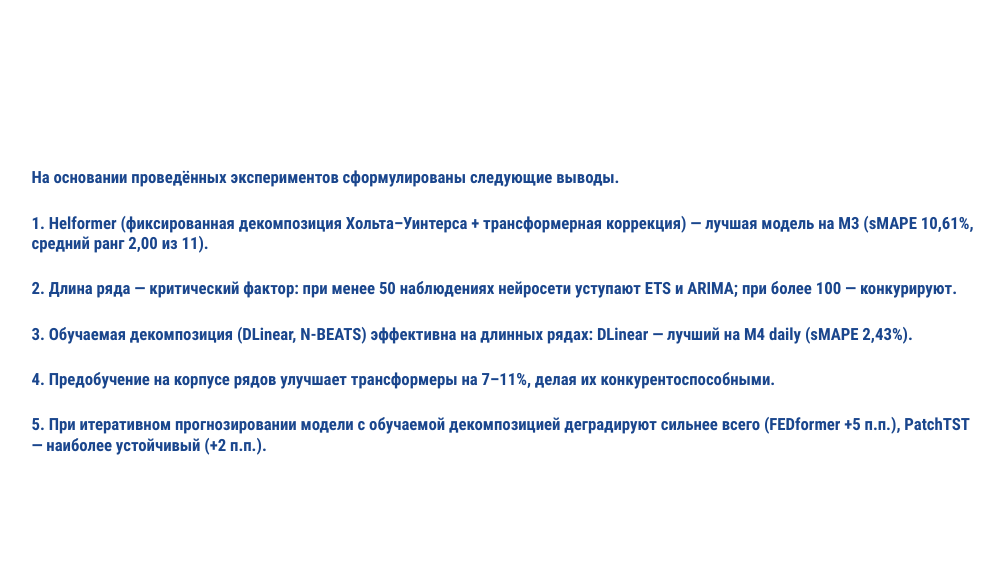
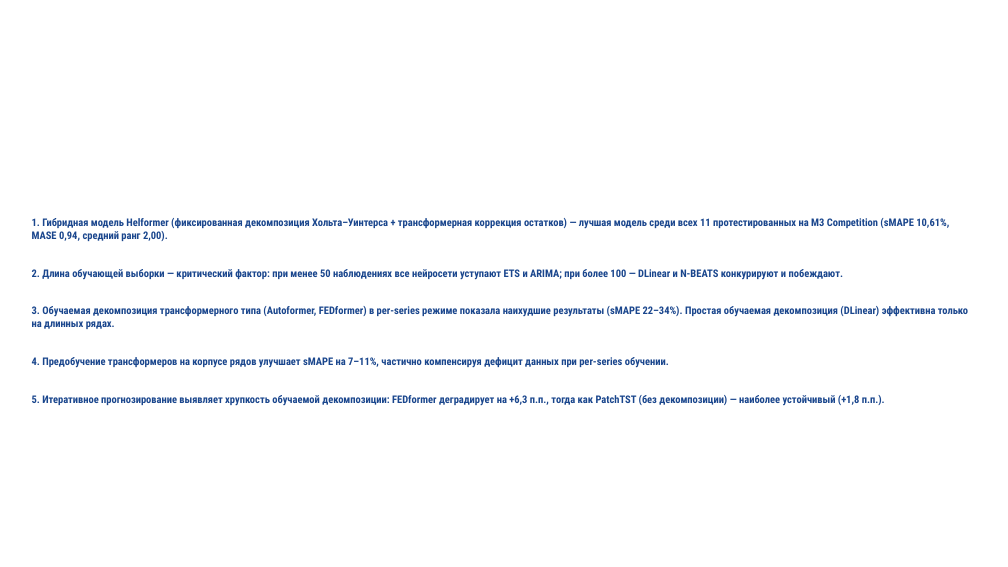
Before and after one commit to Prost444/Hybrid-models-for-TS-processing, a slide deck: slide 10 of docs/Lazarev-Presentation-VIK-25-26-updated.pptx (slide 6 before the commit). Drawn at 1008x567 pixels with LibreOffice and Linux fonts; fonts in the diff are those of the drawing; background and template pictures are left out. Boxes give left, top, right and bottom in pixels: in the first picture for what was removed or moved away, otherwise in the second. Text is boxed around its words. In the diff, an @@ line names an element or a change of style, - is before the commit and + after.

```diff
--- a/docs/Lazarev-Presentation-VIK-25-26-updated.pptx
+++ b/docs/Lazarev-Presentation-VIK-25-26-updated.pptx
@@ text at (x1=32, y1=218, x2=968, y2=406): text changed; size 16 to 10 pt @@
-На основании проведённых экспериментов сформулированы следующие выводы.
-1. Helformer (фиксированная декомпозиция Хольта–Уинтерса + трансформерная коррекция) — лучшая модель на M3 (sMAPE 10,61%, средний ранг 2,00 из 11).
-2. Длина ряда — критический фактор: при менее 50 наблюдениях нейросети уступают ETS и ARIMA; при более 100 — конкурируют.
-3. Обучаемая декомпозиция (DLinear, N-BEATS) эффективна на длинных рядах: DLinear — лучший на M4 daily (sMAPE 2,43%).
-4. Предобучение на корпусе рядов улучшает трансформеры на 7–11%, делая их конкурентоспособными.
-5. При итеративном прогнозировании модели с обучаемой декомпозицией деградируют сильнее всего (FEDformer +5 п.п.), PatchTST — наиболее устойчивый (+2 п.п.).
+1. Гибридная модель Helformer (фиксированная декомпозиция Хольта–Уинтерса + трансформерная коррекция остатков) — лучшая модель среди всех 11 протестированных на M3 Competition (sMAPE 10,61%, MASE 0,94, средний ранг 2,00).
+2. Длина обучающей выборки — критический фактор: при менее 50 наблюдениях все нейросети уступают ETS и ARIMA; при более 100 — DLinear и N-BEATS конкурируют и побеждают.
+3. Обучаемая декомпозиция трансформерного типа (Autoformer, FEDformer) в per-series режиме показала наихудшие результаты (sMAPE 22–34%). Простая обучаемая декомпозиция (DLinear) эффективна только на длинных рядах.
+4. Предобучение трансформеров на корпусе рядов улучшает sMAPE на 7–11%, частично компенсируя дефицит данных при per-series обучении.
+5. Итеративное прогнозирование выявляет хрупкость обучаемой декомпозиции: FEDformer деградирует на +6,3 п.п., тогда как PatchTST (без декомпозиции) — наиболее устойчивый (+1,8 п.п.).
```
Also in this commit, not shown: 3 other slides changed, 4 slides added, 3 other files.
